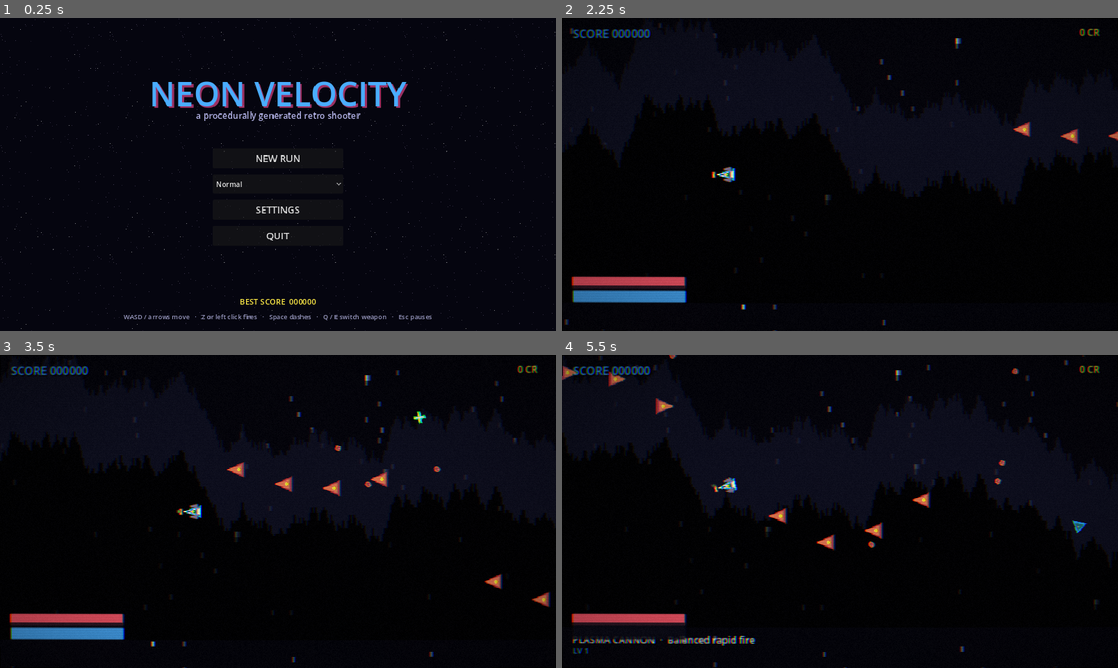
Above: before the commit, frames 1-4 (two rows, left to right).
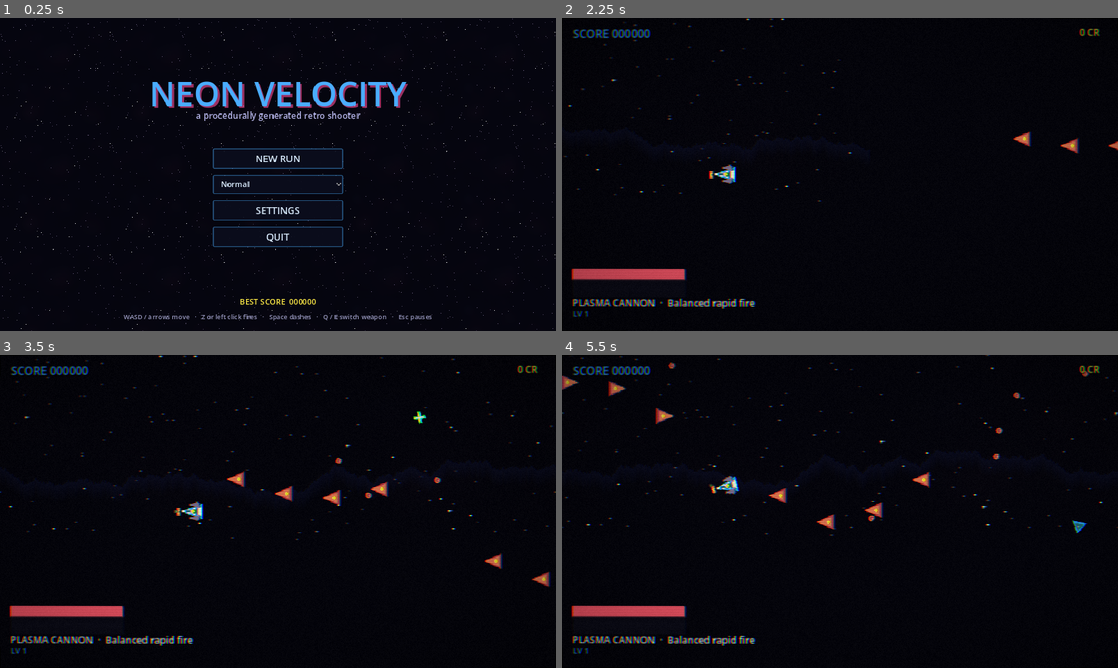
Above: after the commit, the same moments.

Repository: drsamonline/neon-velocity
Game: Godot game, scene res://scenes/MainMenu.tscn
Two runs of this game, one before a commit and one after it. Both use one fixed random seed, a clock stepped at 60 frames per second and the inputs below.
Inputs:
- Up to frame 1 (0.25 s): no input
- Up to frame 2 (2.25 s): click "SETTINGS" at 0.5 s; click "BACK" at 1.25 s; click "NEW RUN" at 2 s
- Up to frame 3 (3.5 s): tap Enter at 2.75 s; hold D (move_right) from 2.78 s (still down); tap Space (dash) at 2.85 s
- Up to frame 4 (5.5 s): release D (move_right) at 3.53 s; hold S (move_down) 3.53-4.28 s; tap Z (fire) at 3.6 s; hold D (move_right) 4.28-5.03 s; tap E (weapon_next) at 4.35 s; hold W (move_up) from 5.03 s (still down); tap Q (weapon_prev) at 5.1 s

The runs differ from the first frame. In frame 1, 1.5% of the frame differs, in the area x 0-100%, y 0-100%; in frame 2, 3.6%; in frame 3, 4.8%; in frame 4, 3.9%.

Commit message:
Web build as an installable PWA, and a full CI release pipeline
- Web export preset, single-threaded so it needs no COOP/COEP headers.
- tools/pwa_post_export.py registers the service worker (Godot only does
  that for thread builds) and prunes its precache list, which otherwise
  lists a missing index.worker.js and breaks offline install silently.
- PWA icons and an offline page under web/.
- CI: tests on every push, Pages deploy on main, and Web/Linux/Windows/
  macOS attached to a GitHub release on a v* tag.
- Shared Style helper (default buttons were dark text on dark).
- Parallax mountains painted a black wall over the playfield.
- HUD seeds labels from live state; bars no longer overlap the weapon line.
- Gentle 10-degree aim assist.
- ETC2/ASTC import enabled, required for universal macOS export.

Diff:
--- a/project.godot
+++ b/project.godot
@@ -107,6 +107,7 @@
 [rendering]
 
 textures/canvas_textures/default_texture_filter=0
+textures/vram_compression/import_etc2_astc=true
 renderer/rendering_method="gl_compatibility"
 renderer/rendering_method.mobile="gl_compatibility"
 environment/defaults/default_clear_color=Color(0.02, 0.02, 0.05, 1)
--- a/scripts/Main.gd
+++ b/scripts/Main.gd
@@ -76,25 +76,23 @@
 	parallax.layer = -10
 	add_child(parallax)
 
-	_add_parallax_layer(parallax, "nebula", 0.06, Color(0.55, 0.55, 0.8, 0.45), 3.0)
-	_add_parallax_layer(parallax, "starfield", 0.18, Color(0.9, 0.9, 1.0, 0.9), 3.0)
-	_add_parallax_layer(parallax, "mountains", 0.45, Color(0.7, 0.7, 0.9, 0.75), 1.0)
+	_add_parallax_layer(parallax, "nebula", 0.05, Color(0.75, 0.65, 1.0, 0.30), Vector2(5.0, 3.0), -360.0)
+	_add_parallax_layer(parallax, "starfield", 0.16, Color(1.0, 1.0, 1.0, 0.85), Vector2(5.0, 3.0), -360.0)
+	_add_parallax_layer(parallax, "mountains", 0.42, Color(0.55, 0.6, 0.85, 0.65), Vector2(2.5, 1.5), 120.0)
 
 
-func _add_parallax_layer(parent: ParallaxBackground, texture_name: String, motion: float, tint: Color, scale_y: float) -> void:
+func _add_parallax_layer(parent: ParallaxBackground, texture_name: String, motion: float, tint: Color, sprite_scale: Vector2, offset_y: float) -> void:
 	var layer := ParallaxLayer.new()
-	layer.motion_scale = Vector2(motion, motion * 0.35)
+	layer.motion_scale = Vector2(motion, motion * 0.3)
 	var sprite := Sprite2D.new()
 	sprite.texture = Art.texture(texture_name)
 	sprite.centered = false
 	sprite.texture_repeat = CanvasItem.TEXTURE_REPEAT_ENABLED
-	var texture_size := sprite.texture.get_size()
-	var scale_x := ceilf(1280.0 / texture_size.x) + 1.0
-	var scale_y_needed := ceilf(720.0 / texture_size.y) + 1.0
-	sprite.scale = Vector2(scale_x, scale_y_needed * scale_y)
-	sprite.position = Vector2(-640, -360)
+	sprite.scale = sprite_scale
+	sprite.position = Vector2(-640, offset_y)
 	sprite.modulate = tint
-	layer.motion_mirroring = Vector2(texture_size.x * sprite.scale.x, 0)
+	# Repeat the layer horizontally so it never runs out as the camera scrolls.
+	layer.motion_mirroring = Vector2(sprite.texture.get_size().x * sprite_scale.x, 0)
 	layer.add_child(sprite)
 	parent.add_child(layer)
 
--- a/scripts/core/Art.gd
+++ b/scripts/core/Art.gd
@@ -348,10 +348,13 @@
 		y += rng.randi_range(-3, 3)
 		y = clampi(y, 40, 150)
 		heights[x] = y
+	# Ridge only: the area below stays transparent so the layer does not paint a
+	# black wall over the playfield.
 	for x in 512:
-		for yy in range(heights[x], 160):
-			var shade: Color = PALETTE[DARK_BLUE] if yy < heights[x] + 30 else PALETTE[BLACK]
-			img.set_pixel(x, yy, shade)
+		var top: int = heights[x]
+		for yy in range(top, mini(top + 26, 160)):
+			var fade: float = 1.0 - float(yy - top) / 26.0
+			img.set_pixel(x, yy, Color(0.10, 0.11, 0.20, fade * 0.9))
 	return img
 
 
--- a/scripts/entities/Player.gd
+++ b/scripts/entities/Player.gd
@@ -43,14 +43,14 @@
 
 	_sprite = Sprite2D.new()
 	_sprite.texture = Art.texture("player_ship")
-	_sprite.scale = Vector2(2, 2)
+	_sprite.scale = Vector2(2.4, 2.4)
 	add_child(_sprite)
 
 	_thruster = Sprite2D.new()
 	_thruster.texture = Art.texture("spark")
 	_thruster.scale = Vector2(1.4, 1.0)
 	_thruster.modulate = Color(0.4, 0.8, 1.0, 0.9)
-	_thruster.position = Vector2(-34, 0)
+	_thruster.position = Vector2(-40, 0)
 	add_child(_thruster)
 
 	EventBus.weapon_changed.connect(_on_weapon_changed)
@@ -159,8 +159,13 @@
 	var count := int(stats.get("count", 1))
 	var spread := float(stats.get("spread", 0.0))
 	var muzzle := global_position + Vector2(34.0, 0.0)
+	# Gentle aim assist: the ship still has to line up, but a shot that is within
+	# ten degrees of an enemy bends onto it. Without this the game reads as
+	# broken on a first run, because a straight line misses anything a little
+	# above or below the ship.
+	var assist := _aim_assist_angle()
 	for i in count:
-		var angle := 0.0
+		var angle := assist
 		if count > 1:
 			angle = lerpf(-spread * 0.5, spread * 0.5, float(i) / float(count - 1))
 		var bullet := ObjectPool.acquire("bullet_player")
@@ -169,6 +174,26 @@
 		var shot := stats.duplicate(true)
 		shot["damage"] = _damage_with_ramp(int(stats["damage"]))
 		bullet.call("fire", muzzle, angle, shot, false)
+
+
+func _aim_assist_angle() -> float:
+	var nearest: Node2D = null
+	var best := 1400.0
+	for node in get_tree().get_nodes_in_group("enemies"):
+		if not (node is Node2D) or not is_instance_valid(node):
+			continue
+		var target := node as Node2D
+		var offset := target.global_position - global_position
+		if offset.x < 60.0:
+			continue
+		var distance := offset.length()
+		if distance < best:
+			best = distance
+			nearest = target
+	if nearest == null:
+		return 0.0
+	var angle := (nearest.global_position - global_position).angle()
+	return clampf(angle, -0.18, 0.18)
 
 
 func _damage_with_ramp(base: int) -> int:
--- a/scripts/systems/LevelManager.gd
+++ b/scripts/systems/LevelManager.gd
@@ -119,7 +119,7 @@
 func _spawn_formation(chunk: Node2D, rng: RandomNumberGenerator, pattern: Dictionary, hp_scale: float, slot: int) -> void:
 	var count := rng.randi_range(int(pattern["count"][0]), int(pattern["count"][1]))
 	var base_x := 900.0 + slot * 700.0 + rng.randf_range(-100.0, 100.0)
-	var base_y := rng.randf_range(-220.0, 220.0)
+	var base_y := rng.randf_range(-170.0, 170.0)
 	var hp: float = float(pattern["hp"]) * hp_scale
 	var behaviour := String(pattern["behaviour"])
 	var elite: bool = bool(pattern.get("elite", false))
--- a/scripts/ui/GameOverScreen.gd
+++ b/scripts/ui/GameOverScreen.gd
@@ -66,12 +66,14 @@
 	var retry := Button.new()
 	retry.text = "RETRY"
 	retry.custom_minimum_size = Vector2(180, 46)
+	Style.style_button(retry)
 	retry.pressed.connect(_on_retry)
 	row.add_child(retry)
 
 	var menu := Button.new()
 	menu.text = "MENU"
 	menu.custom_minimum_size = Vector2(180, 46)
+	Style.style_button(menu)
 	menu.pressed.connect(_on_menu)
 	row.add_child(menu)
 
--- a/scripts/ui/HUD.gd
+++ b/scripts/ui/HUD.gd
@@ -30,6 +30,12 @@
 	EventBus.settings_changed.connect(_on_setting_changed)
 	_show_fps = bool(SaveSystem.get_setting("visual", "show_fps", false))
 	_fps_label.visible = _show_fps
+	# The run starts before the HUD exists, so seed the labels from live state
+	# instead of waiting for the next signal.
+	_on_score_changed(int(GameManager.run_data.get("score", 0)), int(GameManager.run_data.get("combo", 0)))
+	_on_currency_changed(int(GameManager.run_data.get("currency", 0)))
+	_on_weapon_changed(WeaponSystem.current_weapon, WeaponSystem.level)
+	_on_xp_changed(WeaponSystem.xp, WeaponSystem.XP_PER_LEVEL)
 
 
 func _build() -> void:
@@ -53,9 +59,9 @@
 	_mods_label = _make_label(root, Vector2(24, 692), 15, Color(0.7, 0.7, 0.9))
 	_mods_label.size = Vector2(700, 22)
 
-	_health_bar = _make_bar(root, Vector2(24, 596), Vector2(260, 18), Color(1.0, 0.35, 0.42))
-	_shield_bar = _make_bar(root, Vector2(24, 616), Vector2(260, 10), Color(0.35, 0.75, 1.0))
-	_xp_bar = _make_bar(root, Vector2(24, 628), Vector2(260, 6), ACCENT)
+	_health_bar = _make_bar(root, Vector2(24, 578), Vector2(260, 18), Color(1.0, 0.35, 0.42))
+	_shield_bar = _make_bar(root, Vector2(24, 602), Vector2(260, 8), Color(0.35, 0.75, 1.0))
+	_xp_bar = _make_bar(root, Vector2(24, 616), Vector2(260, 6), ACCENT)
 
 	_boss_box = VBoxContainer.new()
 	_boss_box.position = Vector2(390, 18)
@@ -93,6 +99,7 @@
 func _make_bar(parent: Node, pos: Vector2, bar_size: Vector2, color: Color) -> ProgressBar:
 	var bar := ProgressBar.new()
 	bar.position = pos
+	bar.custom_minimum_size = bar_size
 	bar.size = bar_size
 	bar.show_percentage = false
 	bar.min_value = 0
--- a/scripts/ui/MainMenu.gd
+++ b/scripts/ui/MainMenu.gd
@@ -22,12 +22,20 @@
 	backdrop.set_anchors_preset(Control.PRESET_FULL_RECT)
 	add_child(backdrop)
 
+	var nebula := TextureRect.new()
+	nebula.texture = Art.texture("nebula")
+	nebula.stretch_mode = TextureRect.STRETCH_TILE
+	nebula.texture_repeat = CanvasItem.TEXTURE_REPEAT_ENABLED
+	nebula.set_anchors_preset(Control.PRESET_FULL_RECT)
+	nebula.modulate = Color(0.8, 0.8, 1.0, 0.55)
+	add_child(nebula)
+
 	var stars := TextureRect.new()
 	stars.texture = Art.texture("starfield")
 	stars.stretch_mode = TextureRect.STRETCH_TILE
 	stars.texture_repeat = CanvasItem.TEXTURE_REPEAT_ENABLED
 	stars.set_anchors_preset(Control.PRESET_FULL_RECT)
-	stars.modulate = Color(1, 1, 1, 0.5)
+	stars.modulate = Color(1, 1, 1, 0.9)
 	add_child(stars)
 
 	var title := Label.new()
@@ -65,6 +73,7 @@
 		_difficulty_option.add_item(String(GameManager.DIFFICULTIES[i]["name"]), i)
 	_difficulty_option.selected = clampi(int(SaveSystem.get_setting("gameplay", "difficulty", 1)), 0, 3)
 	_difficulty_option.custom_minimum_size = Vector2(300, 44)
+	Style.style_option(_difficulty_option)
 	box.add_child(_difficulty_option)
 
 	var settings := _button(box, "SETTINGS")
@@ -97,6 +106,7 @@
 	button.text = text
 	button.custom_minimum_size = Vector2(300, 46)
 	button.add_theme_font_size_override("font_size", 22)
+	Style.style_button(button)
 	button.pressed.connect(func() -> void: AudioManager.play_sfx("ui_click"))
 	parent.add_child(button)
 	return button
--- a/scripts/ui/ModSelect.gd
+++ b/scripts/ui/ModSelect.gd
@@ -53,6 +53,7 @@
 		button.text = "%s\n%s" % [String(mod["name"]), String(mod["blurb"])]
 		button.custom_minimum_size = Vector2(500, 62)
 		button.add_theme_font_size_override("font_size", 18)
+		Style.style_button(button, Style.GOLD)
 		var id := String(mod_id)
 		button.pressed.connect(func() -> void: _choose(id))
 		box.add_child(button)
--- a/scripts/ui/PauseMenu.gd
+++ b/scripts/ui/PauseMenu.gd
@@ -51,6 +51,7 @@
 	button.text = text
 	button.custom_minimum_size = Vector2(300, 44)
 	button.add_theme_font_size_override("font_size", 20)
+	Style.style_button(button)
 	button.pressed.connect(func() -> void: AudioManager.play_sfx("ui_click"))
 	parent.add_child(button)
 	return button
--- a/scripts/ui/SettingsMenu.gd
+++ b/scripts/ui/SettingsMenu.gd
@@ -62,6 +62,7 @@
 	for i in GameManager.DIFFICULTIES.size():
 		_difficulty_option.add_item(String(GameManager.DIFFICULTIES[i]["name"]), i)
 	_difficulty_option.custom_minimum_size = Vector2(220, 34)
+	Style.style_option(_difficulty_option)
 	difficulty_row.add_child(_difficulty_option)
 
 	var buttons := HBoxContainer.new()
@@ -72,12 +73,14 @@
 	var back := Button.new()
 	back.text = "BACK"
 	back.custom_minimum_size = Vector2(180, 44)
+	Style.style_button(back)
 	back.pressed.connect(_on_back)
 	buttons.add_child(back)
 
 	var reset := Button.new()
 	reset.text = "RESET TO DEFAULTS"
 	reset.custom_minimum_size = Vector2(220, 44)
+	Style.style_button(reset)
 	reset.pressed.connect(_on_reset)
 	buttons.add_child(reset)
 
@@ -118,6 +121,7 @@
 	row.add_child(label)
 	var check := CheckBox.new()
 	check.custom_minimum_size = Vector2(40, 30)
+	check.add_theme_color_override("font_color", Style.TEXT)
 	row.add_child(check)
 	return check
 
--- /dev/null
+++ b/scripts/ui/Style.gd
@@ -0,0 +1,56 @@
+extends RefCounted
+class_name Style
+## Shared look for buttons and panels.
+##
+## Godot's default theme draws dark text on a dark button, which is unreadable
+## on this background, so every button in the game goes through here.
+
+const ACCENT := Color(0.29, 0.68, 1.0)
+const GOLD := Color(1.0, 0.92, 0.27)
+const TEXT := Color(0.86, 0.93, 1.0)
+const PANEL := Color(0.04, 0.05, 0.11, 0.92)
+
+
+static func _box(background: Color, border: Color, border_width: int = 2) -> StyleBoxFlat:
+	var box := StyleBoxFlat.new()
+	box.bg_color = background
+	box.border_color = border
+	box.set_border_width_all(border_width)
+	box.set_corner_radius_all(3)
+	box.content_margin_left = 18.0
+	box.content_margin_right = 18.0
+	box.content_margin_top = 8.0
+	box.content_margin_bottom = 8.0
+	return box
+
+
+static func style_button(button: Button, accent: Color = ACCENT) -> void:
+	button.add_theme_stylebox_override("normal", _box(PANEL, Color(accent.r, accent.g, accent.b, 0.45)))
+	button.add_theme_stylebox_override("hover", _box(Color(0.08, 0.14, 0.26, 0.96), accent))
+	button.add_theme_stylebox_override("pressed", _box(Color(0.16, 0.30, 0.50, 0.96), accent))
+	button.add_theme_stylebox_override("focus", _box(Color(0, 0, 0, 0), accent, 1))
+	button.add_theme_stylebox_override("disabled", _box(Color(0.03, 0.03, 0.06, 0.7), Color(0.3, 0.3, 0.4, 0.4)))
+	button.add_theme_color_override("font_color", TEXT)
+	button.add_theme_color_override("font_hover_color", Color.WHITE)
+	button.add_theme_color_override("font_pressed_color", GOLD)
+	button.add_theme_color_override("font_focus_color", Color.WHITE)
+	button.add_theme_color_override("font_disabled_color", Color(0.4, 0.4, 0.5))
+
+
+static func style_option(option: OptionButton) -> void:
+	option.add_theme_stylebox_override("normal", _box(PANEL, Color(ACCENT.r, ACCENT.g, ACCENT.b, 0.45)))
+	option.add_theme_stylebox_override("hover", _box(Color(0.08, 0.14, 0.26, 0.96), ACCENT))
+	option.add_theme_stylebox_override("pressed", _box(Color(0.16, 0.30, 0.50, 0.96), ACCENT))
+	option.add_theme_color_override("font_color", TEXT)
+	option.add_theme_color_override("font_hover_color", Color.WHITE)
+	option.add_theme_font_size_override("font_size", 18)
+
+
+static func style_panel(box: Control) -> void:
+	var panel := StyleBoxFlat.new()
+	panel.bg_color = Color(0.02, 0.02, 0.06, 0.85)
+	panel.border_color = Color(ACCENT.r, ACCENT.g, ACCENT.b, 0.5)
+	panel.set_border_width_all(2)
+	panel.set_corner_radius_all(4)
+	panel.set_content_margin_all(24.0)
+	box.add_theme_stylebox_override("panel", panel)
Not shown, changed: export_presets.cfg
Binary file added: web/icons/icon_144.png
Not shown, added: web/icons/icon_144.png.import
Binary file added: web/icons/icon_180.png
Not shown, added: web/icons/icon_180.png.import
Binary file added: web/icons/icon_512.png
Not shown, added: web/icons/icon_512.png.import
Not shown, changed: .github/workflows/build.yml
Not shown, changed: AUDIT.md
Not shown, changed: README.md
Not shown, added: tools/ci_install_godot.sh
Not shown, added: tools/pwa_post_export.py
(and 1 more such lines)
